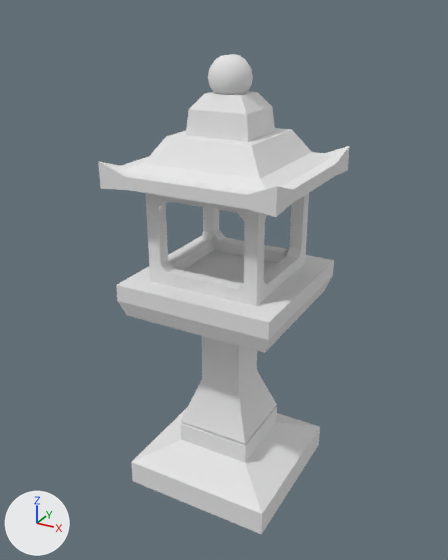
Before and after pictures for a commit that changed the OBJ model Assets/Meshes/Gameplay/Sprints/Lantern_01.obj.
Before and after are seen from a 50 mm camera at (1.71, -3.2, 3.04) aimed at (-0.03, -0.03, 1.46). The lights are fixed; the arrows at lower left show +X, +Y and +Z. Where no turn or scale is listed for an object, it has been applied to the vertices. Vertices at the same position are counted once.

Names of what the first picture shows: 'Lantern_01'.
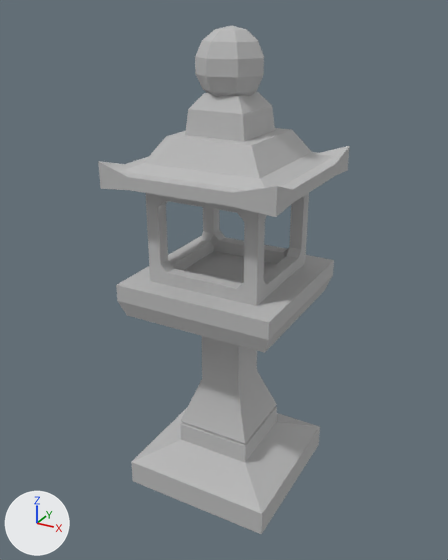
Boxes [x1, y1, x2, y2] around the edits, measured in the pictures (448 x 560 px; the box of a moved part takes in the faces that stretch with it):
'Lantern_01', recoloured, reshaped (white to grey)
    before: [98, 54, 350, 535]
    after: [98, 25, 350, 534]
part 1 of me_lantern_01, added
    after: [195, 25, 264, 97]
part 2 of me_lantern_01, deleted
    before: [208, 54, 253, 95]
part 3 of me_lantern_01, moved or reshaped
    before: [98, 91, 348, 284]
    after: [98, 92, 348, 283]
part 4 of me_lantern_01, recoloured
    both: [116, 130, 350, 534]

The change in detail:
Material 'initialShadingGroup' (mat_initialshadinggroup) changes colour from white #e7e7e7 to grey #bcbcbc; in linear values from (0.8, 0.8, 0.8) to (0.5, 0.5, 0.5).
Material 'Lantern_01:initialShadingGroup' (mat_lantern_01_initialshadinggroup) is new.
Its base color is (0.5, 0.5, 0.5) (grey #bcbcbc).
Its roughness is 1.0.
me_lantern_01 is used by ob_lantern_01; location (0.0, 0.0, 0.0).
me_lantern_01 had 284 vertices, 280 faces and spanned x -0.54..0.54, y -0.54..0.54, z 0.0..2.8.
me_lantern_01 now has 243 vertices, 228 faces and spans x -0.54..0.54, y -0.54..0.54, z 0.0..2.95.
me_lantern_01 part 1: a new loose piece, a UV sphere (7 segments, 7 rings, poles along z) spanning x -0.18..0.2, y -0.19..0.19, z 2.54..2.95, in mat_initialshadinggroup (grey #bcbcbc).
me_lantern_01 part 2: the loose piece of 92 vertices spanning x -0.13..0.13, y -0.13..0.12, z 2.57..2.8 is deleted.
Part 3, on me_lantern_01:
2 vertices are removed from x 0.2..0.38, y -0.54..-0.19, z 2.2..2.38.
11 faces are deleted.
4 vertices in x -0.54, y -0.35..0.3, z 2.12..2.2 move by (0.0, 0.05, 0.0).
3 vertices in x 0.26..0.38, y 0.36..0.54, z 2.08..2.2 move by (-0.03, 0.0, 0.0).
3 vertices in x -0.36..-0.24, y -0.54..-0.36, z 2.08..2.2 move by (0.01, 0.0, 0.0).
15 vertices move from x -0.36..0.38, y -0.54..0.54, z 2.08..2.6 to x -0.36..0.3, y -0.54..0.54, z 2.08..2.6.
9 vertices are added at x -0.3..0.46, y -0.54..0.3, z 1.5..2.38.
1 new face joins them, mat_initialshadinggroup (grey #bcbcbc).
10 new faces join them, mat_lantern_01_initialshadinggroup (grey #bcbcbc).
me_lantern_01 part 4: 168 faces spanning x -0.54..0.54, y -0.54..0.54, z 0.0..2.6 switch from mat_initialshadinggroup (white #e7e7e7) to mat_lantern_01_initialshadinggroup (grey #bcbcbc).
